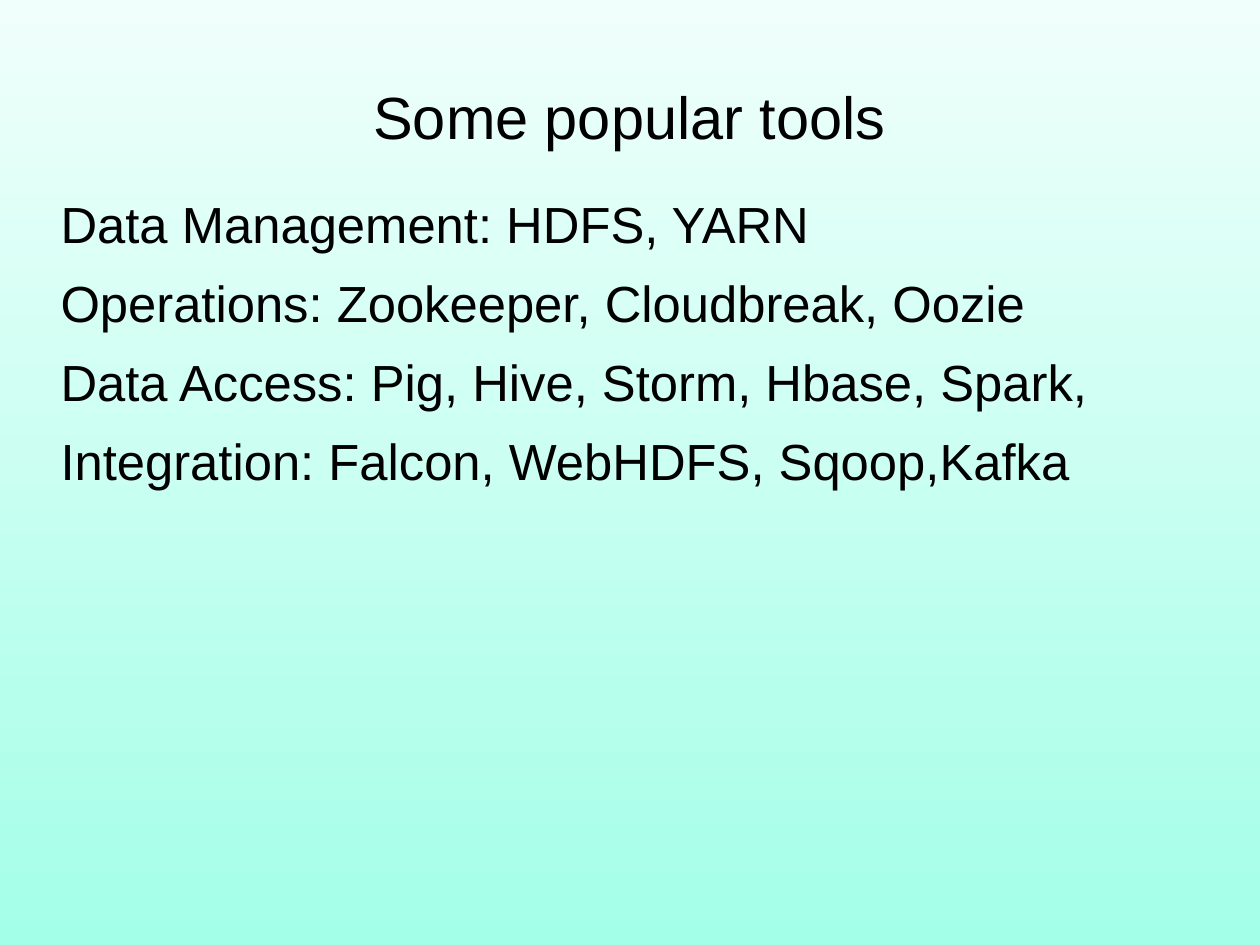
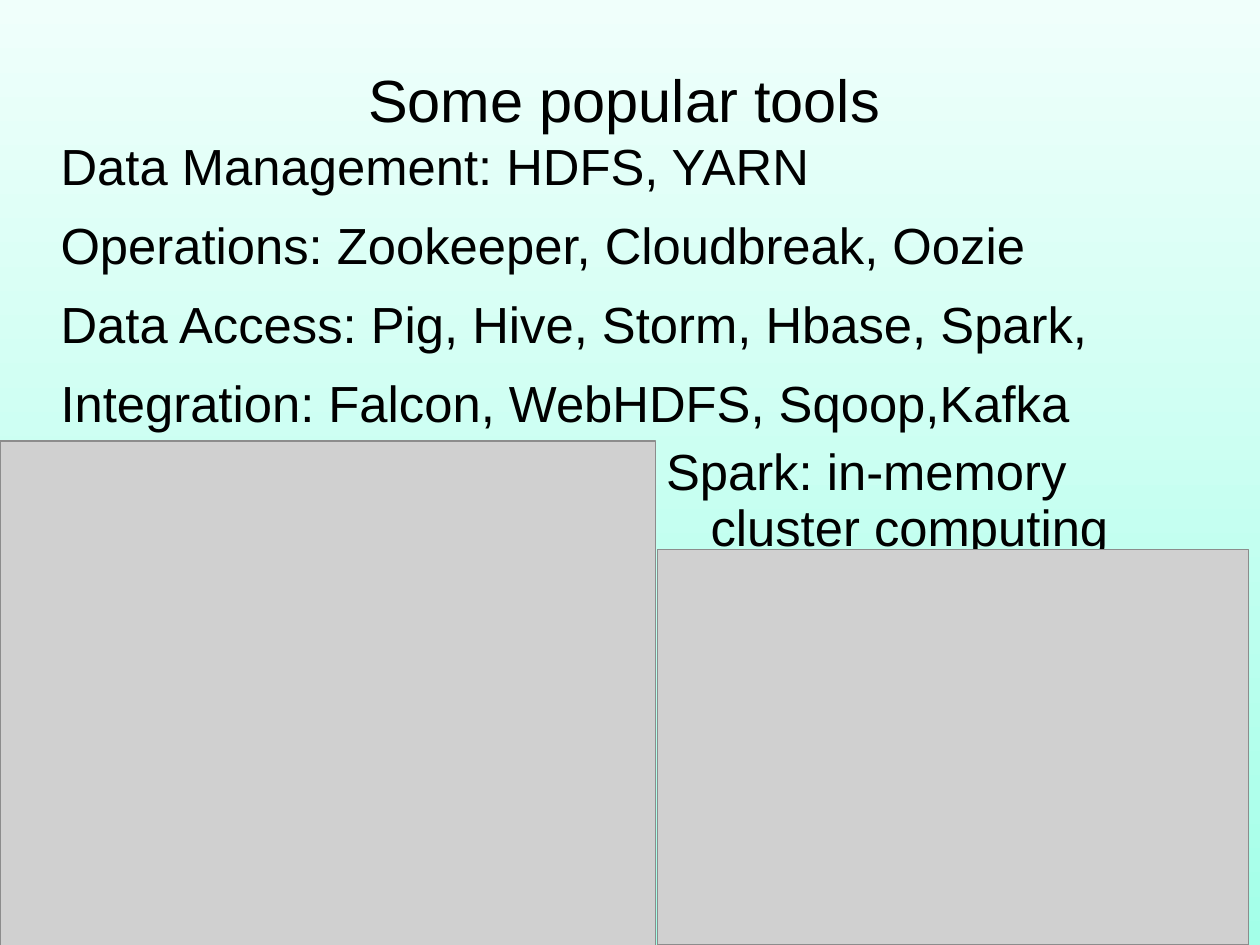
Before and after one commit to robin3795/Data, a slide deck: slide 20 of 2018_1.ppt (slide 19 before the commit). Drawn at 1260x945 pixels with LibreOffice and Linux fonts; fonts in the diff are those of the drawing; grey boxes stand for pictures. Boxes give left, top, right and bottom in pixels: in the first picture for what was removed or moved away, otherwise in the second. Text is boxed around its words. In the diff, an @@ line names an element or a change of style, - is before the commit and + after.

```diff
--- a/2018_1.ppt
+++ b/2018_1.ppt
@@ text "Some popular tools": place and size @@
-text "Some popular tools" at bbox=[373, 96, 885, 150]
+text "Some popular tools" at bbox=[368, 79, 879, 133]
@@ text "Data Management: HDFS, YARN": place and size @@
-text "Data Management: HDFS, YARN" at bbox=[61, 207, 1087, 491]
+text "Data Management: HDFS, YARN" at bbox=[61, 149, 1087, 433]
@@ picture added at bbox=[0, 441, 655, 945] @@
@@ text added at bbox=[666, 453, 1108, 557], 29 pt, text #000000 @@
+Spark: in-memory cluster computing
@@ picture added at bbox=[658, 549, 1249, 945] @@
```
Also in this commit, not shown: 18 other slides changed.
